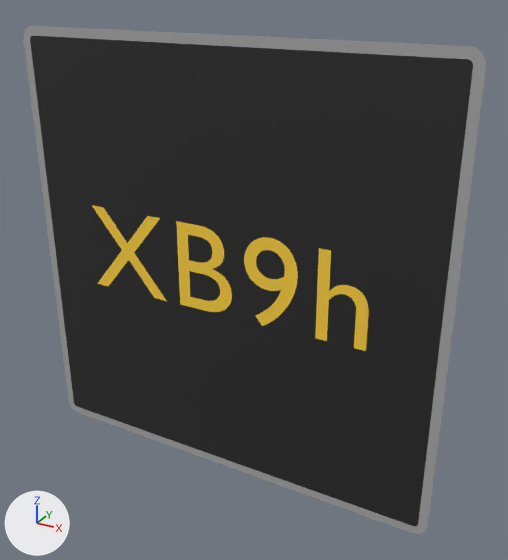
Before and after pictures for a commit that changed the glTF model panneaux/19_X_dynamiques/XB9h.glb.
One viewpoint serves both versions: a camera (50 mm lens) standing at (0.737, -1.194, 0.609) and looking at (0.063, 0.032, -0.003). Arrows for +X, +Y and +Z are at lower left; the lights stay in place. The picture after the commit comes second. Where no turn or scale is listed for an object, it has been applied to the vertices. Vertices at exactly the same position are counted once.

Names of what the first picture shows: 'XB9h_cadre00', 'XB9h_fond01', 'XB9h_txt02' and 1 more.
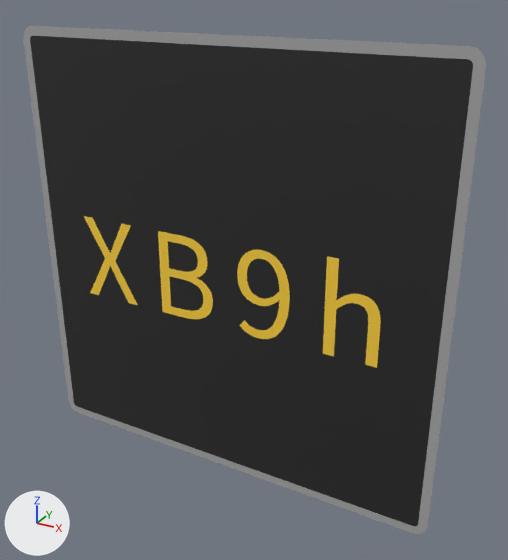
Diff of the bpy script that builds the scene:
```diff
--- a/panneaux/19_X_dynamiques/XB9h.glb.py
+++ b/panneaux/19_X_dynamiques/XB9h.glb.py
@@ me_t_367 @@
 # used by ob_xb9h_txt02; location = (0.0, -0.002, 0.0)
-me_t_367.from_pydata(...)  # 616 vertices, 1228 faces; spans x -0.354..0.337, y 0.0, z -0.091..0.115
+me_t_367.from_pydata(...)  # 740 vertices, 1476 faces; spans x -0.38..0.363, y 0.0, z -0.123..0.098
+# me_t_367 part 1: the loose piece of 212 vertices spanning x -0.111..0.027, y 0.0, z -0.088..0.112 is rebuilt with 212 vertices and now spans x -0.162..-0.022, y 0.0, z -0.119..0.081
+# me_t_367 part 2: the loose piece of 114 vertices spanning x 0.226..0.337, y 0.0, z -0.088..0.112 is rebuilt with 114 vertices and now spans x 0.244..0.363, y 0.0, z -0.119..0.098
+# me_t_367 part 3: the loose piece of 24 vertices spanning x -0.354..-0.148, y 0.0, z -0.088..0.112 is rebuilt with 124 vertices and now spans x -0.38..-0.233, y 0.0, z -0.119..0.081
+# me_t_367 part 4: 2 vertices moved within x 0.065, y 0.0, z 0.026; 264 vertices removed from x 0.058..0.182, y 0.0, z -0.091..0.115; 288 vertices added at x 0.041..0.165, y 0.0, z -0.123..0.085
 me_t_367.materials.append(mat_ambre_dynamique)
```

Where the change shows, as pixel boxes (x1, y1, x2, y2) in the pictures (508 x 560 px; the box of a moved part takes in the faces that stretch with it):
'XB9h_txt02', reshaped (7% wider): before (92, 205, 369, 351); after (84, 216, 381, 368)
part 1 of me_t_367, rebuilt: before (176, 221, 232, 312); after (158, 231, 213, 319)
part 2 of me_t_367, rebuilt (7% wider, 9% taller): before (315, 248, 369, 351); after (323, 256, 381, 368)
part 3 of me_t_367, rebuilt (28% narrower, 7% shorter): before (92, 205, 167, 301); after (84, 216, 138, 305)
part 4 of me_t_367, moved or reshaped: before (244, 237, 298, 326); after (237, 249, 290, 339)
